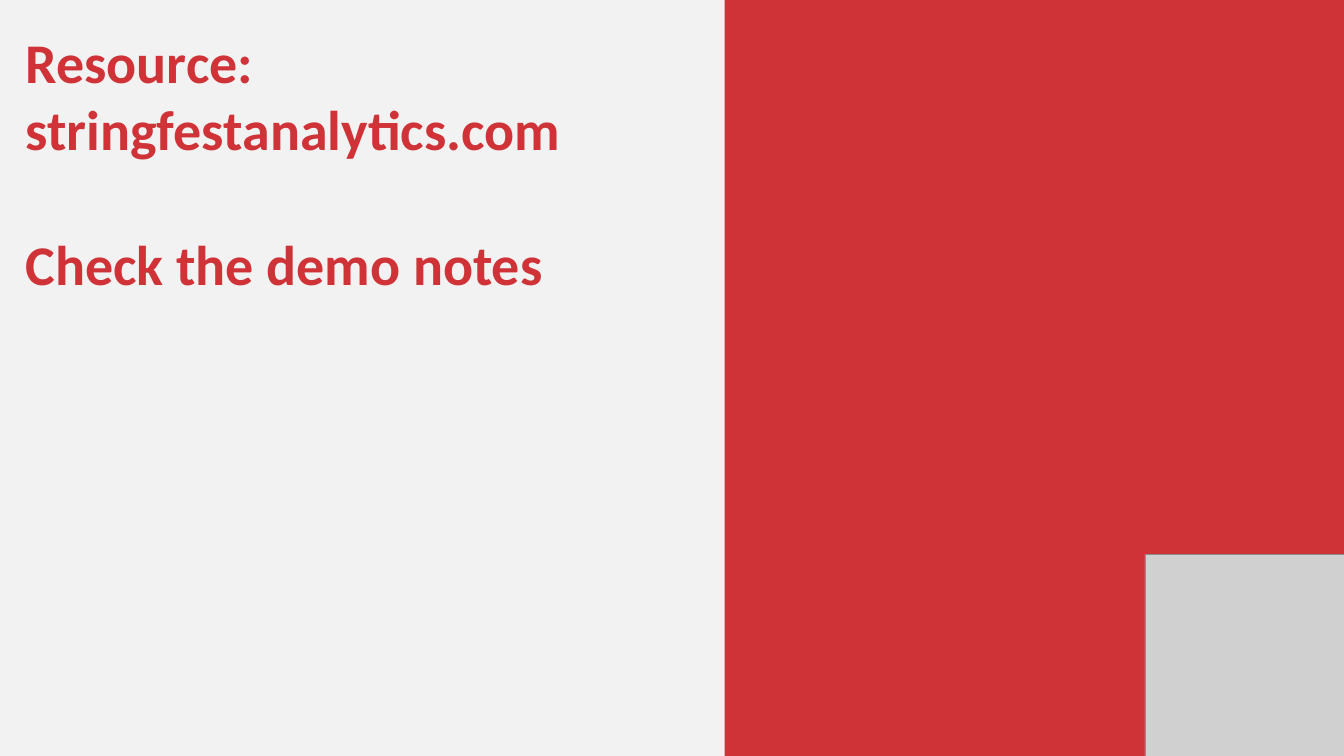
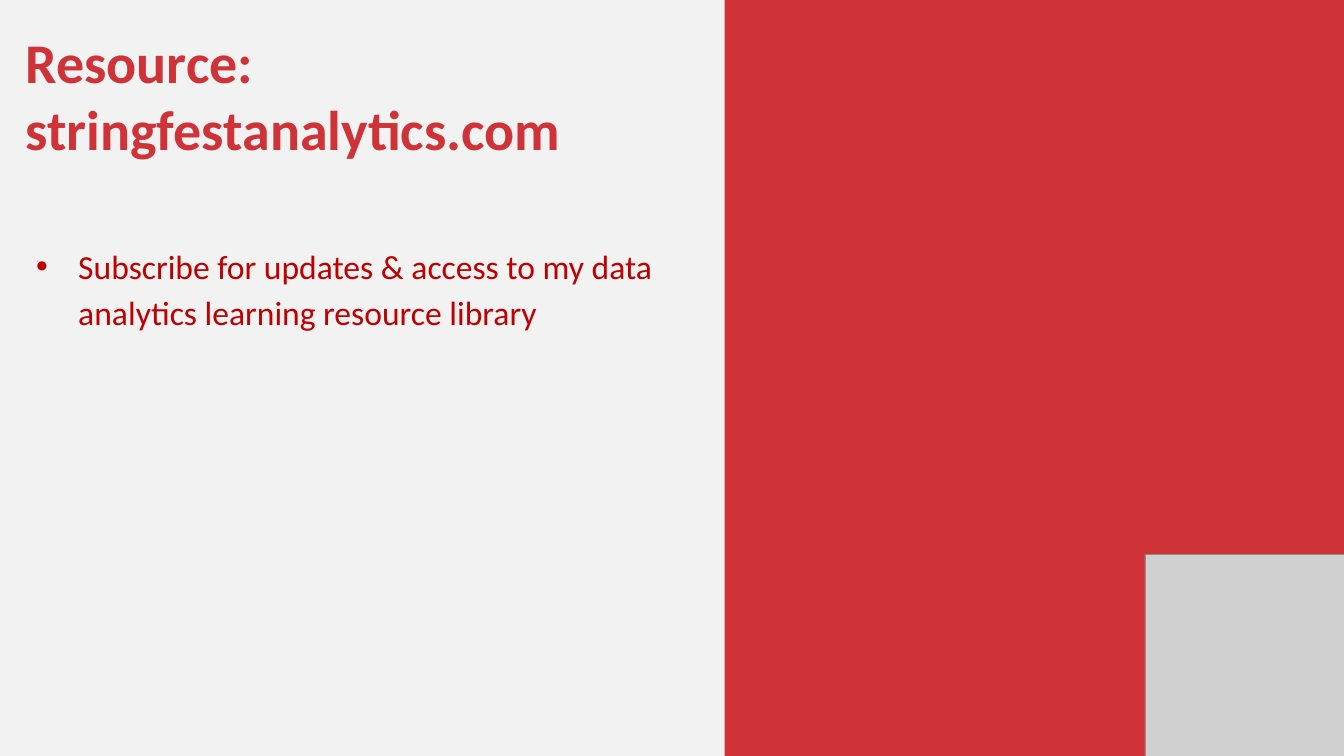
Before and after one commit to stringfestdata/python-powered-excel, a slide deck: slide 22 of python-powered-excel.pptx. Drawn at 1344x756 pixels with LibreOffice and Linux fonts; fonts in the diff are those of the drawing; grey boxes stand for pictures. Boxes give left, top, right and bottom in pixels: in the first picture for what was removed or moved away, otherwise in the second. Text is boxed around its words. In the diff, an @@ line names an element or a change of style, - is before the commit and + after.

```diff
--- a/python-powered-excel.pptx
+++ b/python-powered-excel.pptx
@@ text at (x1=78, y1=255, x2=652, y2=331): text changed; size 60 to 36 pt; text colour #CF3338 to #C00000; bold off @@
-Check the demo notes
+• Subscribe for updates & access to my data analytics learning resource library
```
Also in this commit, not shown: 5 other slides changed, 4 other files.
